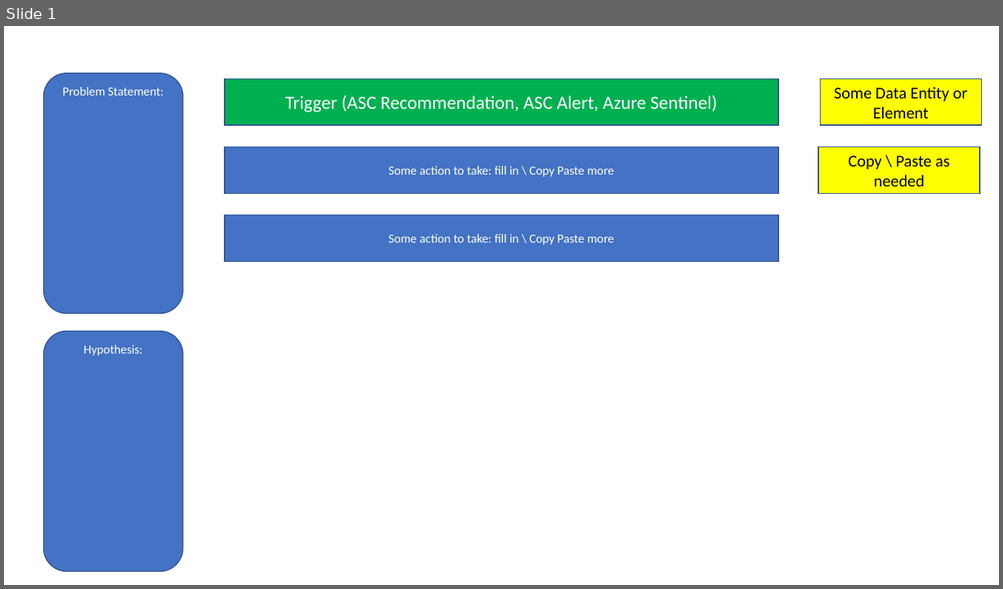
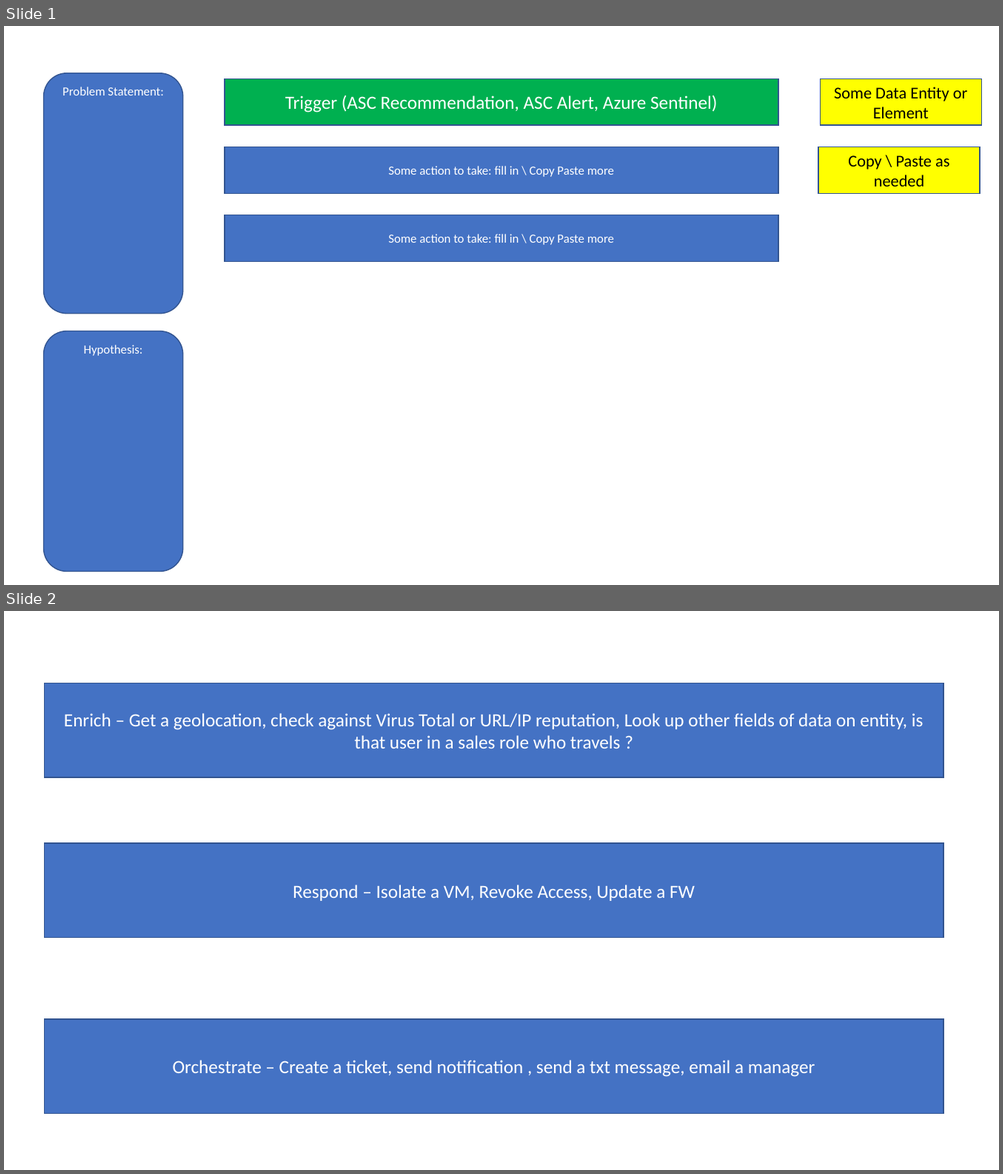
Before and after one commit to swiftsolves-msft/decks, a slide deck: SecurityAutomationTemplate.pptx. Shown one above the other, each under a label of ours: slide 1 before the commit, slides 1 and 2 after it. The pictures are 1003x589 and 1003x1174 pixels, drawn with LibreOffice and Linux fonts; fonts in the diff are those of the drawing. Boxes give left, top, right and bottom in pixels: in the first picture for what was removed or moved away, otherwise in the second. Text is boxed around its words. In the diff, an @@ line names an element or a change of style, - is before the commit and + after.

```diff
--- a/SecurityAutomationTemplate.pptx
+++ b/SecurityAutomationTemplate.pptx
@@ slide 2 added at box(4, 611, 999, 1170), background #FFFFFF @@
@@ rectangle added at box(44, 684, 943, 778), fill #4472C4, outline #325491 1 pt, 18 pt, text #FFFFFF @@
+Enrich – Get a geolocation, check against Virus Total or URL/IP reputation, Look up other fields of data on entity, is that user in a sales role who travels ?
@@ rectangle added at box(44, 844, 943, 939), fill #4472C4, outline #325491 1 pt, 18 pt, text #FFFFFF @@
+Respond – Isolate a VM, Revoke Access, Update a FW
@@ rectangle added at box(44, 1020, 943, 1115), fill #4472C4, outline #325491 1 pt, 18 pt, text #FFFFFF @@
+Orchestrate – Create a ticket, send notification , send a txt message, email a manager
```
